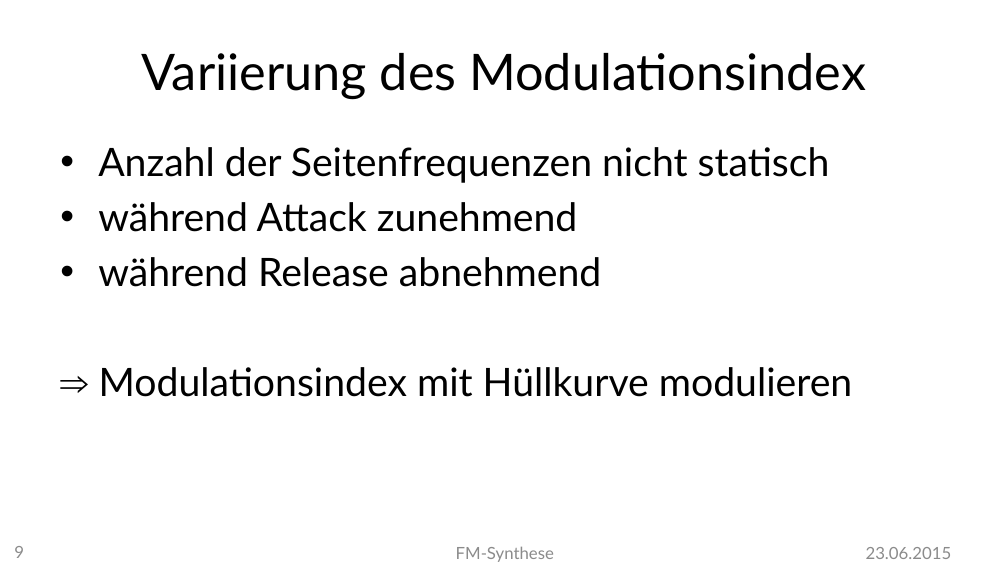
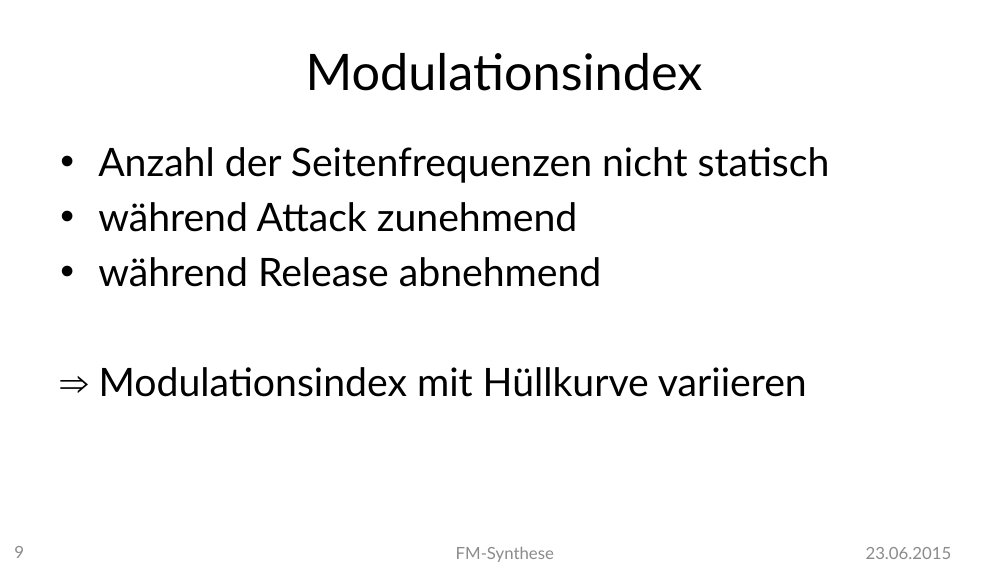
Before and after one commit to MBulli/VSeminar, a slide deck: slide 9 of Praesentation/FMSynthese-Gary.pptx. Drawn at 1008x567 pixels with LibreOffice and Linux fonts; fonts in the diff are those of the drawing; background and template pictures are left out. Boxes give left, top, right and bottom in pixels: in the first picture for what was removed or moved away, otherwise in the second. Text is boxed around its words. In the diff, an @@ line names an element or a change of style, - is before the commit and + after.

```diff
--- a/Praesentation/FMSynthese-Gary.pptx
+++ b/Praesentation/FMSynthese-Gary.pptx
@@ title at bbox=[306, 53, 703, 91]: text changed @@
-Variierung des Modulationsindex
+Modulationsindex
@@ text at bbox=[99, 367, 807, 397]: text changed @@
-⇒ Modulationsindex mit Hüllkurve modulieren
+⇒ Modulationsindex mit Hüllkurve variieren
```
Also in this commit, not shown: 2 other slides changed, 5 other files.
